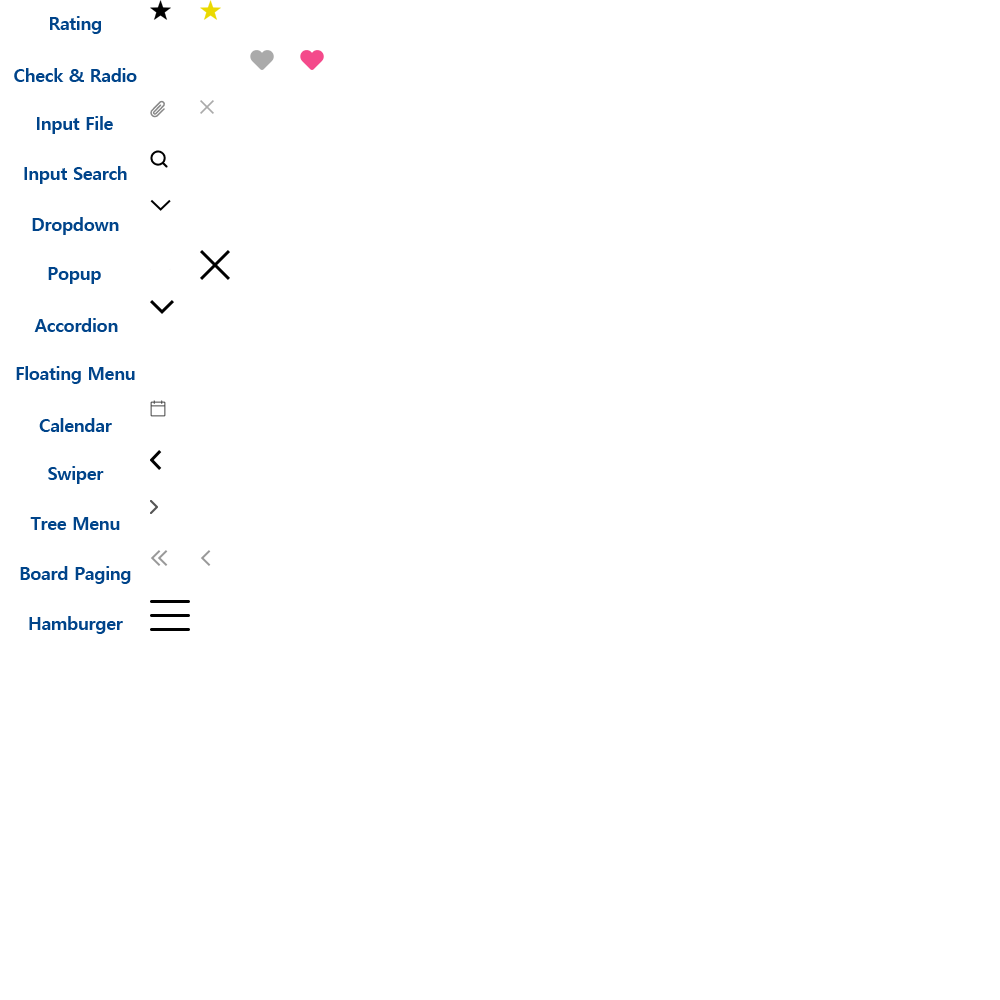
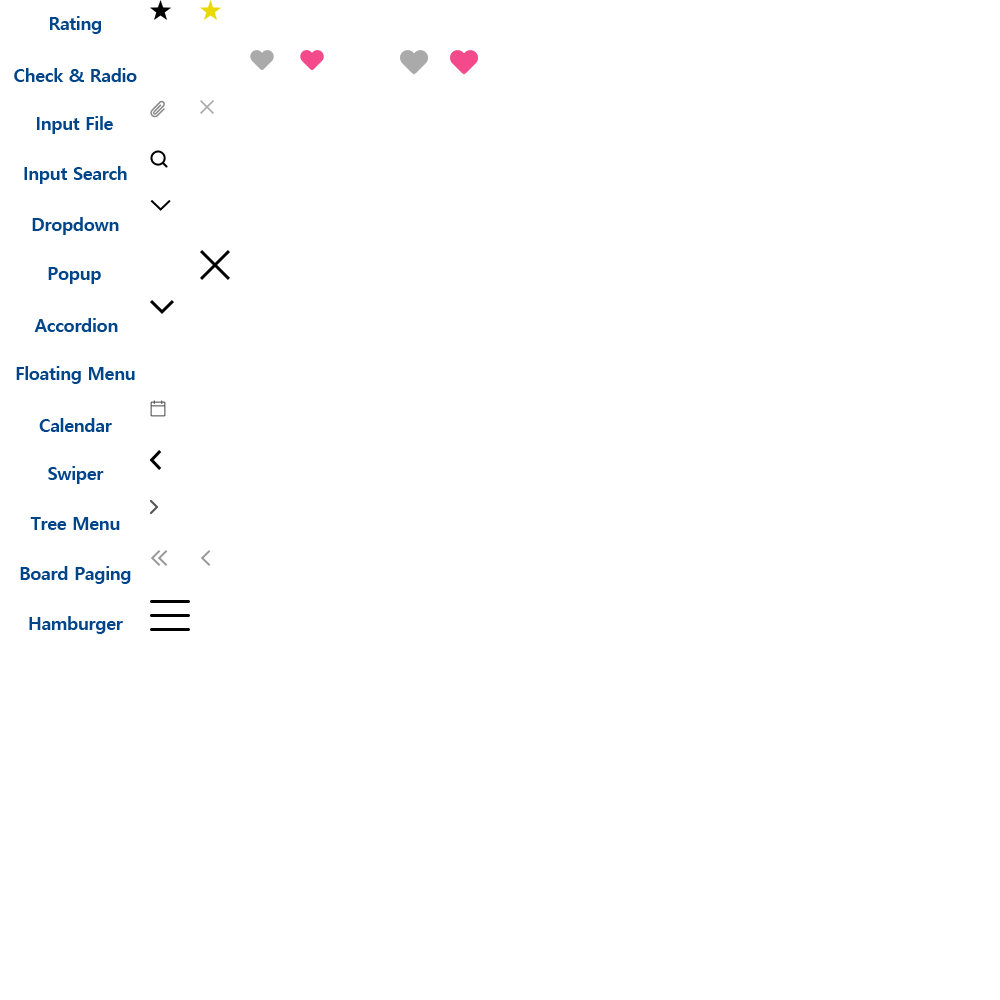
The second (1000, 1000) image is a revision of the first. Changes to its layers:
added layer "레이어 40 복사" in group "Check & Radio" over left=450, top=50, right=478, bottom=75
added layer "레이어 40" in group "Check & Radio" over left=400, top=50, right=428, bottom=75
